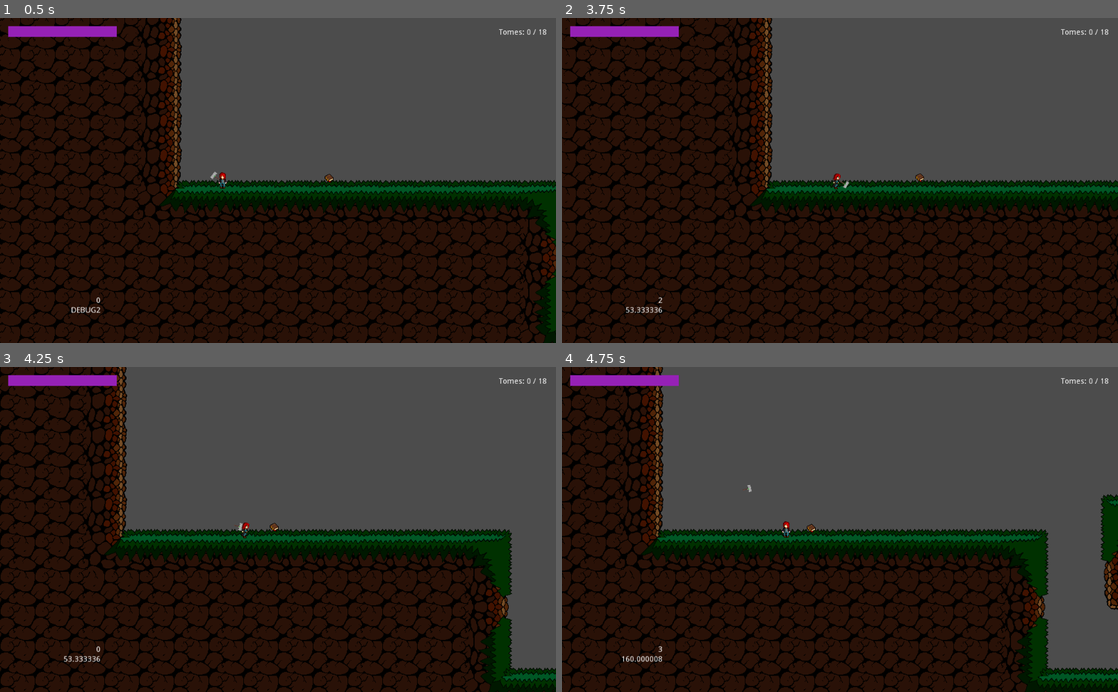
Above: before the commit, frames 1-4 (two rows, left to right).
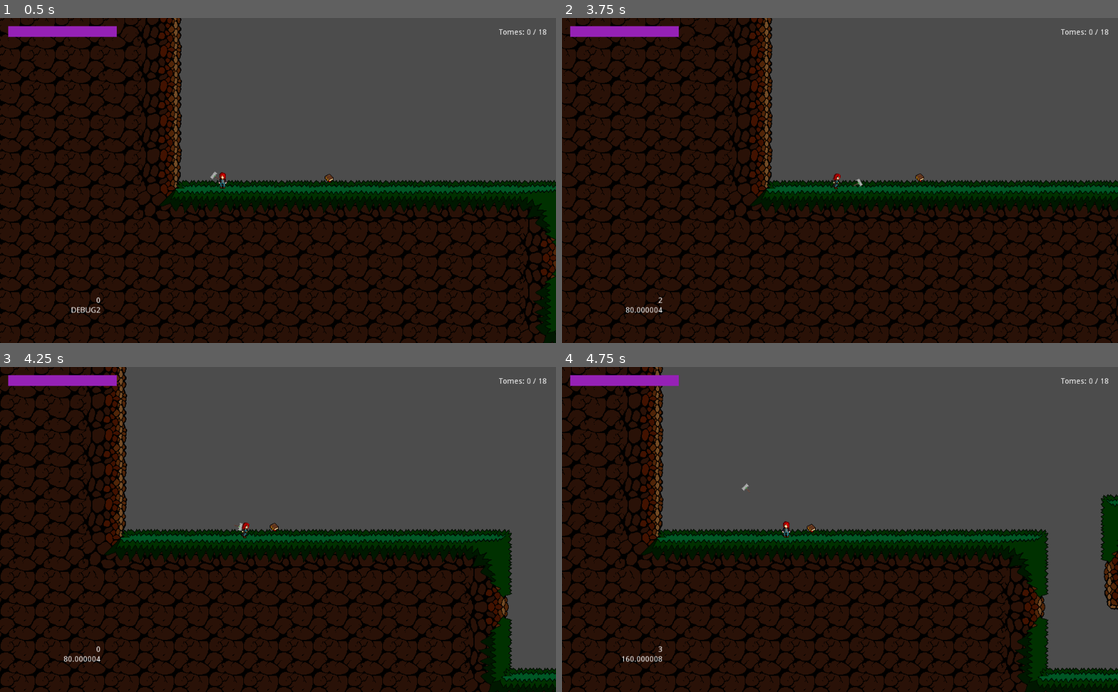
Above: after the commit, the same moments.

Repository: Jantho1990/Hammertime-Prototype
Game: Godot game, scene res://screens/GameScreen.tscn
The game is run twice, just before and just after one commit, with the same random seed, the same clock (stepped at 60 frames per second) and the same inputs.
Inputs (mouse positions are in pixels of both pictures, inside the frame that each line leads up to):
- Up to frame 1 (0.5 s): no input
- Up to frame 2 (3.75 s): tap Enter (ui_accept) at 0.5, 0.77 s; move the mouse to (962, 164) at 0.52 s; hold D (ui_right) 0.53-1.25 s; click (962, 164) at 0.6 s; drag from (728, 196) to (595, 31) at 1.27 s; move the mouse to (895, 109) at 2.02 s; hold A (ui_left) 2.03-2.75 s; tap Q (delete_construct) at 2.1 s; drag from (812, 245) to (628, 34) at 2.77 s; move the mouse to (1006, 229) at 3.52 s; hold D (ui_right) from 3.53 s (still down); right-click (1006, 229) at 3.6 s
- Up to frame 3 (4.25 s): keep holding D (ui_right); tap Enter (ui_accept) at 3.77 s
- Up to frame 4 (4.75 s): release D (ui_right) at 4.25 s; drag from (673, 480) to (667, 380) at 4.27 s

Frame 1 is identical in both runs. In frame 2, less than 0.1% of the frame differs, in the area x 11-55%, y 49-91%; in frame 3, less than 0.1%; in frame 4, less than 0.1%.

Commit message:
refactored rotation so it only happens when a flag is turned on

Diff:
--- a/entities/weapon/HammerWeapon.gd
+++ b/entities/weapon/HammerWeapon.gd
@@ -17,6 +17,7 @@
 var dir = Vector2(1, 1)
 var throwing = false
 var returning = false
+var rotating = false
 var throw_acceleration = 1
 var throw_max_speed = 1600
 var meleeing = false
@@ -52,6 +53,10 @@
   if dir.y <= 0:
     dir.y = 1
   cursor_position = get_local_mouse_position()
+
+  if rotating:
+    rotation_degrees += rotation_force_deg * dir.x
+
   # cursor_position = get_global_mouse_position()
   # GlobalSignal.dispatch('debug_label2', { 'text': dir })
   GlobalSignal.dispatch('debug_label', { 'text': current_throw_state })
@@ -99,7 +104,8 @@
   update_position()
 
 func handle_throw_state_throwing():
-  rotation_degrees += rotation_force_deg * dir.x
+  rotating = true
+  # rotation_degrees += rotation_force_deg * dir.x
 
   if not throwing and not meleeing:
     throw_weapon()
@@ -109,11 +115,11 @@
   GlobalSignal.dispatch('debug_label2', { 'text': throw_travel_distance })
 
 func handle_throw_state_suspending():
-  rotation_degrees += rotation_force_deg * thrown_dir.x
+  # rotation_degrees += rotation_force_deg * thrown_dir.x
   tween_suspend()
 
 func handle_throw_state_returning():
-  rotation_degrees += rotation_force_deg * thrown_dir.x
+  # rotation_degrees += rotation_force_deg * thrown_dir.x
   tween_return()
 
 func handle_throw_state_melee():
@@ -241,6 +247,7 @@
   throwing = false
   meleeing = false
   returning = false
+  rotating = false
   motion = Vector2(0, 0)
   throw_travel_distance = 0
   update_position()
